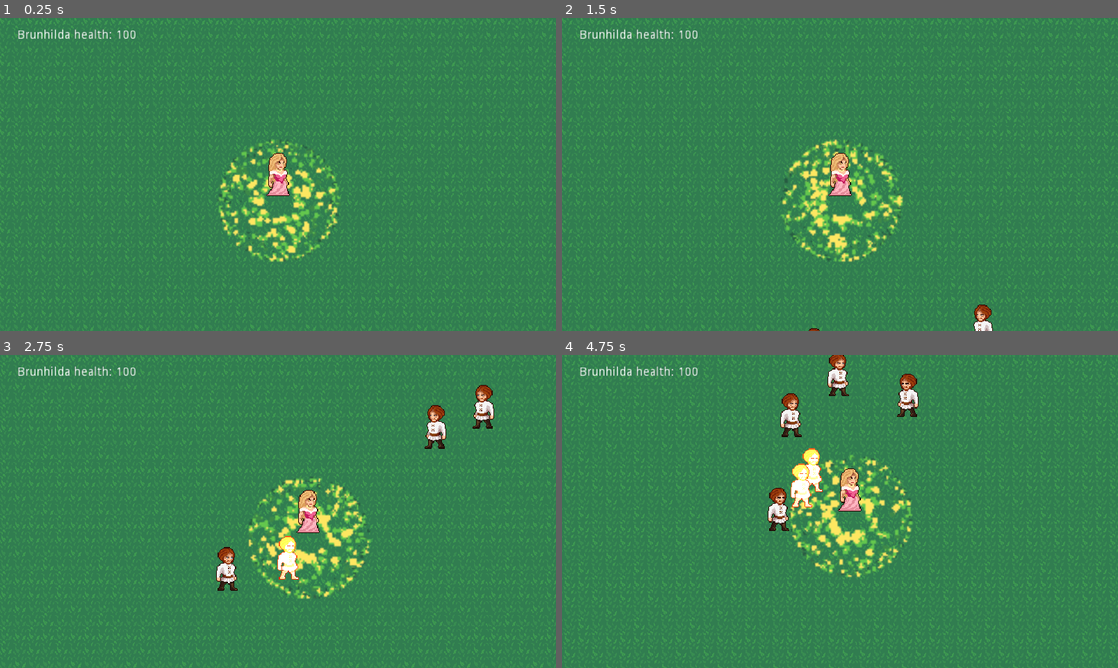
Above: before the commit, frames 1-4 (two rows, left to right).
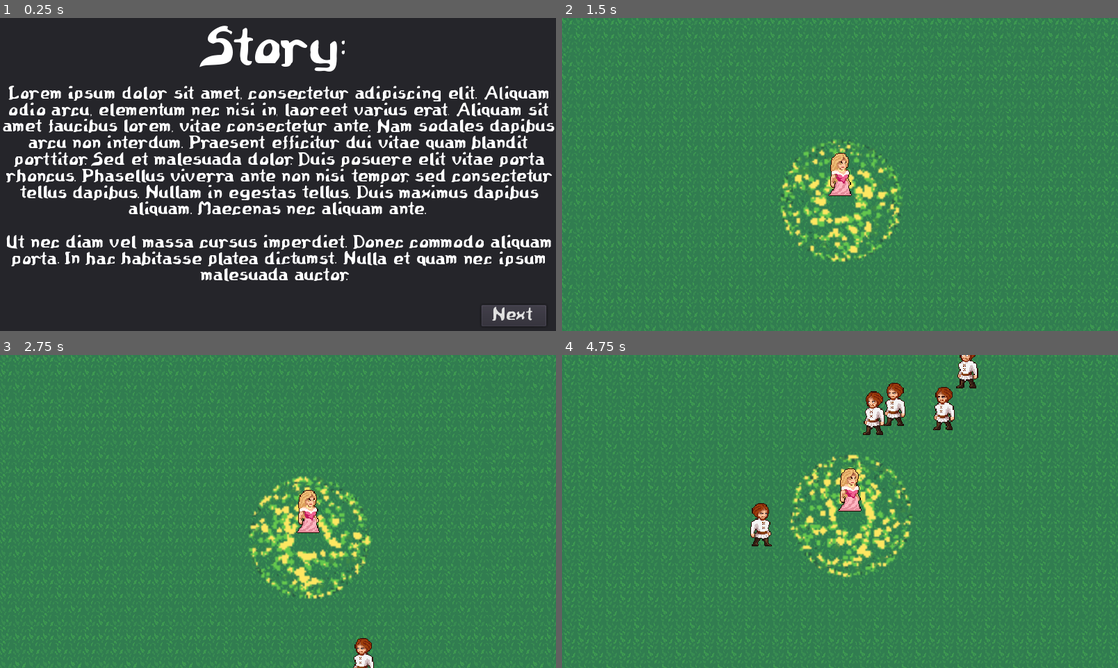
Above: after the commit, the same moments.

Repository: IkutiDev/Gamedev-tv-jam-2022
Game: Godot game, scene res://Game.tscn
The game is run twice, just before and just after one commit, with the same random seed, the same clock (stepped at 60 frames per second) and the same inputs.
Inputs (mouse positions are in pixels of both pictures, inside the frame that each line leads up to):
- Up to frame 1 (0.25 s): no input
- Up to frame 2 (1.5 s): click (1073, 315) at 0.5 s, where only the run after the commit has a clickable "Next"; click (1073, 315) at 1.25 s, where only the run after the commit has a clickable "Play"
- Up to frame 3 (2.75 s): hold Right (ui_right) from 2.03 s (still down)
- Up to frame 4 (4.75 s): release Right (ui_right) at 2.78 s; hold Down (ui_down) 2.78-3.53 s; hold Right (ui_right) 3.53-4.28 s; hold Up (ui_up) from 4.28 s (still down)

The runs differ from the first frame. In frame 1, 100% of the frame differs, in the area x 0-100%, y 0-100%; in frame 2, 4.2%; in frame 3, 5.5%; in frame 4, 7.7%.

Commit message:
Added some simple menus

Diff:
--- a/Game.tscn
+++ b/Game.tscn
@@ -1,10 +1,11 @@
-[gd_scene load_steps=7 format=2]
+[gd_scene load_steps=8 format=2]
 
 [ext_resource path="res://Brunhilda/Player.tscn" type="PackedScene" id=1]
 [ext_resource path="res://World/DirtTileset.png" type="Texture" id=2]
 [ext_resource path="res://World/GrassBackground.png" type="Texture" id=3]
 [ext_resource path="res://Enemies/Townsfolk.tscn" type="PackedScene" id=4]
 [ext_resource path="res://Enemies/EnemySpawner.gd" type="Script" id=5]
+[ext_resource path="res://UI/Menus/MenusManager.tscn" type="PackedScene" id=6]
 
 [sub_resource type="TileSet" id=2]
 0/name = "DirtTileset.png 0"
@@ -146,13 +147,6 @@
 
 [node name="CanvasLayer" type="CanvasLayer" parent="."]
 
-[node name="RichTextLabel" type="RichTextLabel" parent="CanvasLayer"]
-anchor_left = 0.032
-anchor_top = 0.037
-anchor_right = 0.216
-anchor_bottom = 0.037
-margin_right = 40.0
-margin_bottom = 40.0
-text = "Brunhilda health: 100"
+[node name="MenusManager" parent="CanvasLayer" instance=ExtResource( 6 )]
 
 [connection signal="timeout" from="YSort/EnemySpawner/Timer" to="YSort/EnemySpawner" method="_on_Timer_timeout"]
--- /dev/null
+++ b/GameManager.gd
@@ -0,0 +1,16 @@
+extends Node2D
+
+
+# Declare member variables here. Examples:
+# var a = 2
+# var b = "text"
+
+
+# Called when the node enters the scene tree for the first time.
+func _ready():
+	pass # Replace with function body.
+
+
+# Called every frame. 'delta' is the elapsed time since the previous frame.
+func _process(delta):
+	pass
--- /dev/null
+++ b/UI/Menus/InfoScreen.gd
@@ -0,0 +1,9 @@
+extends Control
+
+signal ExitPanel
+
+func _enter_tree():
+	pause_mode  = Node.PAUSE_MODE_INHERIT
+
+func _on_NextButton_pressed():
+	emit_signal("ExitPanel")
--- /dev/null
+++ b/UI/Menus/InfoScreen.tscn
@@ -0,0 +1,63 @@
+[gd_scene load_steps=6 format=2]
+
+[ext_resource path="res://Medieval Scroll of Wisdom.ttf" type="DynamicFontData" id=1]
+[ext_resource path="res://UI/Menus/InfoScreen.gd" type="Script" id=2]
+
+[sub_resource type="DynamicFont" id=1]
+size = 47
+extra_spacing_top = 29
+font_data = ExtResource( 1 )
+
+[sub_resource type="DynamicFont" id=2]
+font_data = ExtResource( 1 )
+
+[sub_resource type="DynamicFont" id=3]
+extra_spacing_top = 6
+extra_spacing_bottom = -4
+font_data = ExtResource( 1 )
+
+[node name="InfoScreen" type="Control"]
+anchor_right = 1.0
+anchor_bottom = 1.0
+script = ExtResource( 2 )
+
+[node name="Panel" type="Panel" parent="."]
+anchor_right = 1.0
+anchor_bottom = 1.0
+
+[node name="VBoxContainer" type="VBoxContainer" parent="Panel"]
+anchor_right = 1.0
+anchor_bottom = 1.0
+mouse_filter = 2
+
+[node name="Title" type="Label" parent="Panel/VBoxContainer"]
+margin_right = 640.0
+margin_bottom = 77.0
+custom_fonts/font = SubResource( 1 )
+text = "Info:"
+align = 1
+valign = 1
+
+[node name="Description" type="Label" parent="Panel/VBoxContainer"]
+margin_top = 81.0
+margin_right = 640.0
+margin_bottom = 318.0
+size_flags_vertical = 0
+custom_fonts/font = SubResource( 2 )
+text = "Lorem ipsum dolor sit amet, consectetur adipiscing elit. Aliquam odio arcu, elementum nec nisi in, laoreet varius erat. Aliquam sit amet faucibus lorem, vitae consectetur ante. Nam sodales dapibus arcu non interdum. Praesent efficitur dui vitae quam blandit porttitor. Sed et malesuada dolor. Duis posuere elit vitae porta rhoncus. Phasellus viverra ante non nisi tempor, sed consectetur tellus dapibus. Nullam in egestas tellus. Duis maximus dapibus aliquam. Maecenas nec aliquam ante.
+
+Ut nec diam vel massa cursus imperdiet. Donec commodo aliquam porta. In hac habitasse platea dictumst. Nulla et quam nec ipsum malesuada auctor. "
+align = 1
+valign = 1
+autowrap = true
+
+[node name="NextButton" type="Button" parent="Panel"]
+anchor_left = 0.866
+anchor_top = 0.918
+anchor_right = 0.983
+anchor_bottom = 0.97
+custom_fonts/font = SubResource( 3 )
+action_mode = 0
+text = "Play"
+
+[connection signal="pressed" from="Panel/NextButton" to="." method="_on_NextButton_pressed"]
--- /dev/null
+++ b/UI/Menus/LoseScreen.gd
@@ -0,0 +1,8 @@
+extends Control
+
+
+func _enter_tree():
+	pause_mode  = Node.PAUSE_MODE_INHERIT
+
+func ResetGame():
+	get_tree().reload_current_scene()
--- /dev/null
+++ b/UI/Menus/LoseScreen.tscn
@@ -0,0 +1,59 @@
+[gd_scene load_steps=6 format=2]
+
+[ext_resource path="res://Medieval Scroll of Wisdom.ttf" type="DynamicFontData" id=1]
+[ext_resource path="res://UI/Menus/LoseScreen.gd" type="Script" id=2]
+
+[sub_resource type="DynamicFont" id=1]
+size = 47
+extra_spacing_top = 29
+font_data = ExtResource( 1 )
+
+[sub_resource type="DynamicFont" id=2]
+font_data = ExtResource( 1 )
+
+[sub_resource type="DynamicFont" id=3]
+extra_spacing_top = 6
+extra_spacing_bottom = -4
+font_data = ExtResource( 1 )
+
+[node name="LoseScreen" type="Control"]
+anchor_right = 1.0
+anchor_bottom = 1.0
+script = ExtResource( 2 )
+
+[node name="Panel" type="Panel" parent="."]
+anchor_right = 1.0
+anchor_bottom = 1.0
+
+[node name="VBoxContainer" type="VBoxContainer" parent="Panel"]
+anchor_right = 1.0
+anchor_bottom = 1.0
+mouse_filter = 2
+
+[node name="Title" type="Label" parent="Panel/VBoxContainer"]
+margin_right = 640.0
+margin_bottom = 77.0
+custom_fonts/font = SubResource( 1 )
+text = "You lost!"
+align = 1
+valign = 1
+
+[node name="Description" type="Label" parent="Panel/VBoxContainer"]
+margin_top = 81.0
+margin_right = 640.0
+margin_bottom = 98.0
+size_flags_vertical = 0
+custom_fonts/font = SubResource( 2 )
+text = "Git gud!"
+align = 1
+valign = 1
+autowrap = true
+
+[node name="NextButton" type="Button" parent="Panel"]
+anchor_left = 0.866
+anchor_top = 0.918
+anchor_right = 0.983
+anchor_bottom = 0.97
+custom_fonts/font = SubResource( 3 )
+action_mode = 0
+text = "Reset"
--- /dev/null
+++ b/UI/Menus/MenusManager.gd
@@ -0,0 +1,53 @@
+extends Control
+
+# Declare member variables here. Examples:
+# var a = 2
+# var b = "text"
+
+onready var isPaused = get_tree().paused
+
+var gameFinished = false
+
+func _enter_tree():
+	pause_mode = Node.PAUSE_MODE_PROCESS
+
+# Called when the node enters the scene tree for the first time.
+func _ready():
+	pass # Replace with function body.
+
+
+func _process(delta):
+	if gameFinished:
+		return
+	if Input.is_action_just_released("Pause"):
+		if $StoryScreen.is_visible_in_tree():
+			$StoryScreen.hide()
+			_on_StoryScreen_NextPanel()
+		else:
+			EnablePauseMenu(!isPaused)
+
+
+func EnablePauseMenu(enable : bool):
+	isPaused = enable
+	get_tree().paused = enable
+	if enable:
+		$InfoScreen.show()
+	else:
+		$InfoScreen.hide()
+
+func ShowWinScreen():
+	gameFinished = true
+	get_tree().paused = true
+	$WinScreen.show()
+
+func ShowLoseScreen():
+	gameFinished = true
+	get_tree().paused = true
+	$LoseScreen.show()
+
+func _on_StoryScreen_NextPanel():
+	$InfoScreen.show()
+
+
+func _on_InfoScreen_ExitPanel():
+	EnablePauseMenu(false)
--- /dev/null
+++ b/UI/Menus/MenusManager.tscn
@@ -0,0 +1,26 @@
+[gd_scene load_steps=6 format=2]
+
+[ext_resource path="res://UI/Menus/StoryScreen.tscn" type="PackedScene" id=1]
+[ext_resource path="res://UI/Menus/InfoScreen.tscn" type="PackedScene" id=2]
+[ext_resource path="res://UI/Menus/MenusManager.gd" type="Script" id=3]
+[ext_resource path="res://UI/Menus/WinScreen.tscn" type="PackedScene" id=4]
+[ext_resource path="res://UI/Menus/LoseScreen.tscn" type="PackedScene" id=5]
+
+[node name="MenusManager" type="Control"]
+anchor_right = 1.0
+anchor_bottom = 1.0
+script = ExtResource( 3 )
+
+[node name="StoryScreen" parent="." instance=ExtResource( 1 )]
+
+[node name="InfoScreen" parent="." instance=ExtResource( 2 )]
+visible = false
+
+[node name="LoseScreen" parent="." instance=ExtResource( 5 )]
+visible = false
+
+[node name="WinScreen" parent="." instance=ExtResource( 4 )]
+visible = false
+
+[connection signal="NextPanel" from="StoryScreen" to="." method="_on_StoryScreen_NextPanel"]
+[connection signal="ExitPanel" from="InfoScreen" to="." method="_on_InfoScreen_ExitPanel"]
--- /dev/null
+++ b/UI/Menus/StoryScreen.gd
@@ -0,0 +1,13 @@
+extends Control
+
+signal NextPanel
+
+func _enter_tree():
+	pause_mode  = Node.PAUSE_MODE_INHERIT
+
+func _ready():
+	get_tree().paused = true
+
+func _on_NextButton_pressed():
+	emit_signal("NextPanel")
+	hide()
--- /dev/null
+++ b/UI/Menus/StoryScreen.tscn
@@ -0,0 +1,65 @@
+[gd_scene load_steps=6 format=2]
+
+[ext_resource path="res://Medieval Scroll of Wisdom.ttf" type="DynamicFontData" id=1]
+[ext_resource path="res://UI/Menus/StoryScreen.gd" type="Script" id=2]
+
+[sub_resource type="DynamicFont" id=1]
+size = 47
+extra_spacing_top = 29
+font_data = ExtResource( 1 )
+
+[sub_resource type="DynamicFont" id=2]
+font_data = ExtResource( 1 )
+
+[sub_resource type="DynamicFont" id=3]
+extra_spacing_top = 6
+extra_spacing_bottom = -4
+font_data = ExtResource( 1 )
+
+[node name="StoryScreen" type="Control"]
+anchor_right = 1.0
+anchor_bottom = 1.0
+mouse_filter = 2
+script = ExtResource( 2 )
+
+[node name="Panel" type="Panel" parent="."]
+anchor_right = 1.0
+anchor_bottom = 1.0
+mouse_filter = 2
+
+[node name="VBoxContainer" type="VBoxContainer" parent="Panel"]
+anchor_right = 1.0
+anchor_bottom = 1.0
+mouse_filter = 2
+
+[node name="Title" type="Label" parent="Panel/VBoxContainer"]
+margin_right = 640.0
+margin_bottom = 77.0
+custom_fonts/font = SubResource( 1 )
+text = "Story:"
+align = 1
+valign = 1
+
+[node name="Description" type="Label" parent="Panel/VBoxContainer"]
+margin_top = 81.0
+margin_right = 640.0
+margin_bottom = 318.0
+size_flags_vertical = 0
+custom_fonts/font = SubResource( 2 )
+text = "Lorem ipsum dolor sit amet, consectetur adipiscing elit. Aliquam odio arcu, elementum nec nisi in, laoreet varius erat. Aliquam sit amet faucibus lorem, vitae consectetur ante. Nam sodales dapibus arcu non interdum. Praesent efficitur dui vitae quam blandit porttitor. Sed et malesuada dolor. Duis posuere elit vitae porta rhoncus. Phasellus viverra ante non nisi tempor, sed consectetur tellus dapibus. Nullam in egestas tellus. Duis maximus dapibus aliquam. Maecenas nec aliquam ante.
+
+Ut nec diam vel massa cursus imperdiet. Donec commodo aliquam porta. In hac habitasse platea dictumst. Nulla et quam nec ipsum malesuada auctor. "
+align = 1
+valign = 1
+autowrap = true
+
+[node name="NextButton" type="Button" parent="."]
+anchor_left = 0.866
+anchor_top = 0.918
+anchor_right = 0.983
+anchor_bottom = 0.97
+custom_fonts/font = SubResource( 3 )
+action_mode = 0
+text = "Next"
+
+[connection signal="pressed" from="NextButton" to="." method="_on_NextButton_pressed"]
--- /dev/null
+++ b/UI/Menus/WinScreen.gd
@@ -0,0 +1,5 @@
+extends Control
+
+
+func _enter_tree():
+	pause_mode  = Node.PAUSE_MODE_INHERIT
--- /dev/null
+++ b/UI/Menus/WinScreen.tscn
@@ -0,0 +1,48 @@
+[gd_scene load_steps=5 format=2]
+
+[ext_resource path="res://Medieval Scroll of Wisdom.ttf" type="DynamicFontData" id=1]
+[ext_resource path="res://UI/Menus/WinScreen.gd" type="Script" id=2]
+
+[sub_resource type="DynamicFont" id=1]
+size = 47
+extra_spacing_top = 29
+font_data = ExtResource( 1 )
+
+[sub_resource type="DynamicFont" id=2]
+font_data = ExtResource( 1 )
+
+[node name="WinScreen" type="Control"]
+anchor_right = 1.0
+anchor_bottom = 1.0
+rect_pivot_offset = Vector2( -165, -140 )
+script = ExtResource( 2 )
+
+[node name="Panel" type="Panel" parent="."]
+anchor_right = 1.0
+anchor_bottom = 1.0
+
+[node name="VBoxContainer" type="VBoxContainer" parent="Panel"]
+anchor_right = 1.0
+anchor_bottom = 1.0
+mouse_filter = 2
+
+[node name="Title" type="Label" parent="Panel/VBoxContainer"]
+margin_right = 640.0
+margin_bottom = 77.0
+custom_fonts/font = SubResource( 1 )
+text = "You won!"
+align = 1
+valign = 1
+
+[node name="Description" type="Label" parent="Panel/VBoxContainer"]
+margin_top = 81.0
+margin_right = 640.0
+margin_bottom = 318.0
+size_flags_vertical = 0
+custom_fonts/font = SubResource( 2 )
+text = "Lorem ipsum dolor sit amet, consectetur adipiscing elit. Aliquam odio arcu, elementum nec nisi in, laoreet varius erat. Aliquam sit amet faucibus lorem, vitae consectetur ante. Nam sodales dapibus arcu non interdum. Praesent efficitur dui vitae quam blandit porttitor. Sed et malesuada dolor. Duis posuere elit vitae porta rhoncus. Phasellus viverra ante non nisi tempor, sed consectetur tellus dapibus. Nullam in egestas tellus. Duis maximus dapibus aliquam. Maecenas nec aliquam ante.
+
+Ut nec diam vel massa cursus imperdiet. Donec commodo aliquam porta. In hac habitasse platea dictumst. Nulla et quam nec ipsum malesuada auctor. "
+align = 1
+valign = 1
+autowrap = true
--- a/project.godot
+++ b/project.godot
@@ -40,6 +40,14 @@
 window/stretch/mode="2d"
 window/stretch/aspect="keep"
 
+[input]
+
+Pause={
+"deadzone": 0.5,
+"events": [ Object(InputEventKey,"resource_local_to_scene":false,"resource_name":"","device":0,"alt":false,"shift":false,"control":false,"meta":false,"command":false,"pressed":false,"scancode":0,"physical_scancode":16777217,"unicode":0,"echo":false,"script":null)
+ ]
+}
+
 [physics]
 
 common/enable_pause_aware_picking=true
Binary file added: Medieval Scroll of Wisdom.ttf
